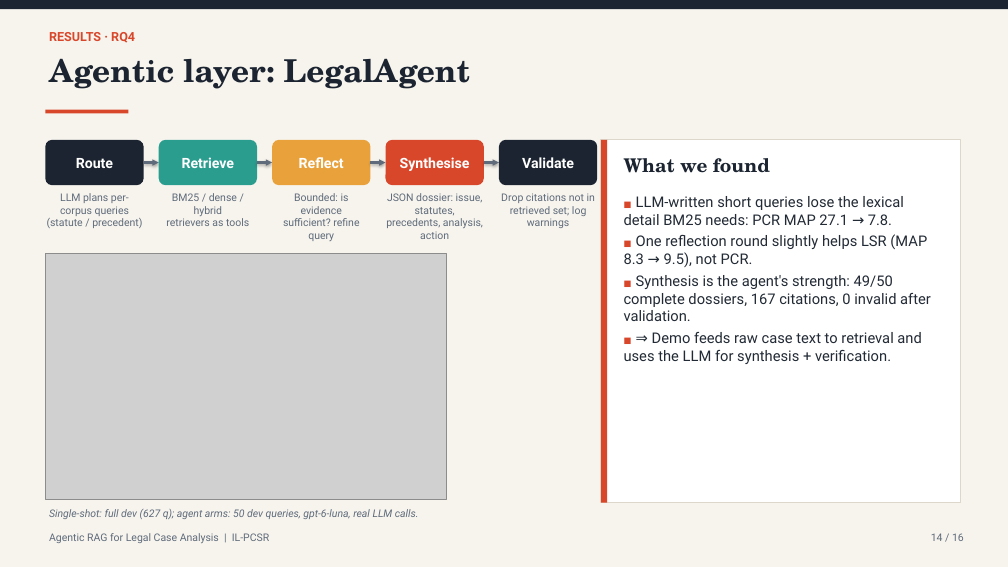
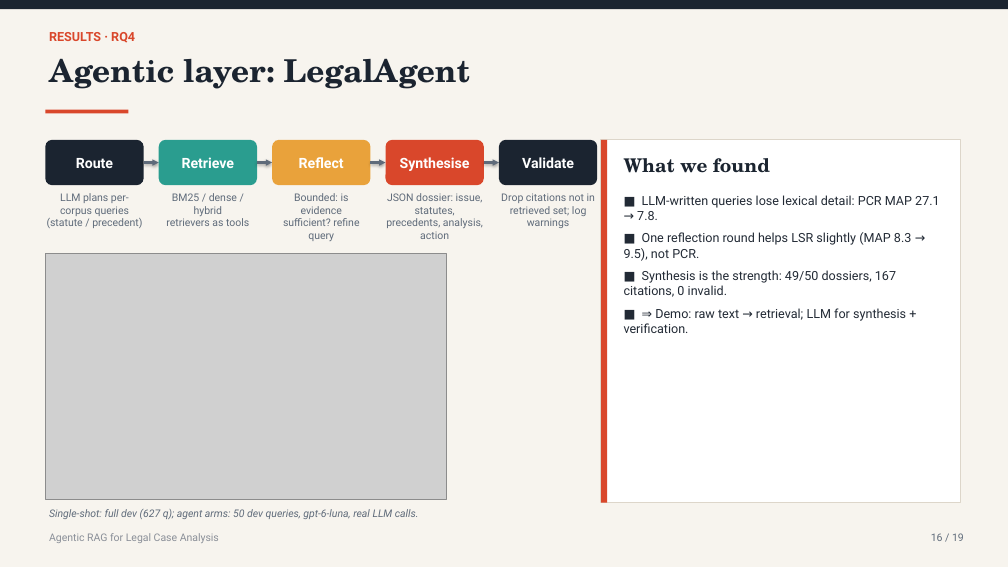
Before and after one commit to sakshi-patil-1111/legal-rag, a slide deck: slide 16 of BTech_Latex_Report/Legal_RAG_Project.pptx (slide 14 before the commit). Drawn at 1008x567 pixels with LibreOffice and Linux fonts; fonts in the diff are those of the drawing; grey boxes stand for pictures. Boxes give left, top, right and bottom in pixels: in the first picture for what was removed or moved away, otherwise in the second. Text is boxed around its words. In the diff, an @@ line names an element or a change of style, - is before the commit and + after.

```diff
--- a/BTech_Latex_Report/Legal_RAG_Project.pptx
+++ b/BTech_Latex_Report/Legal_RAG_Project.pptx
@@ text at box(624, 195, 940, 333): text changed; size 14 to 12 pt @@
-■ LLM-written short queries lose the lexical detail BM25 needs: PCR MAP 27.1 → 7.8.
-■ One reflection round slightly helps LSR (MAP 8.3 → 9.5), not PCR.
-■ Synthesis is the agent's strength: 49/50 complete dossiers, 167 citations, 0 invalid after validation.
-■ ⇒ Demo feeds raw case text to retrieval and uses the LLM for synthesis + verification.
+■ LLM-written queries lose lexical detail: PCR MAP 27.1 → 7.8.
+■ One reflection round helps LSR slightly (MAP 8.3 → 9.5), not PCR.
+■ Synthesis is the strength: 49/50 dossiers, 167 citations, 0 invalid.
+■ ⇒ Demo: raw text → retrieval; LLM for synthesis + verification.
@@ text at box(49, 533, 219, 543): text changed; text colour #5F6B7A to #8A8F98 @@
-Agentic RAG for Legal Case Analysis | IL-PCSR
+Agentic RAG for Legal Case Analysis
@@ text at box(931, 533, 964, 541): text changed @@
-14 / 16
+16 / 19
```
Also in this commit, not shown: 14 other slides changed, 4 slides added, 1 slide removed.
